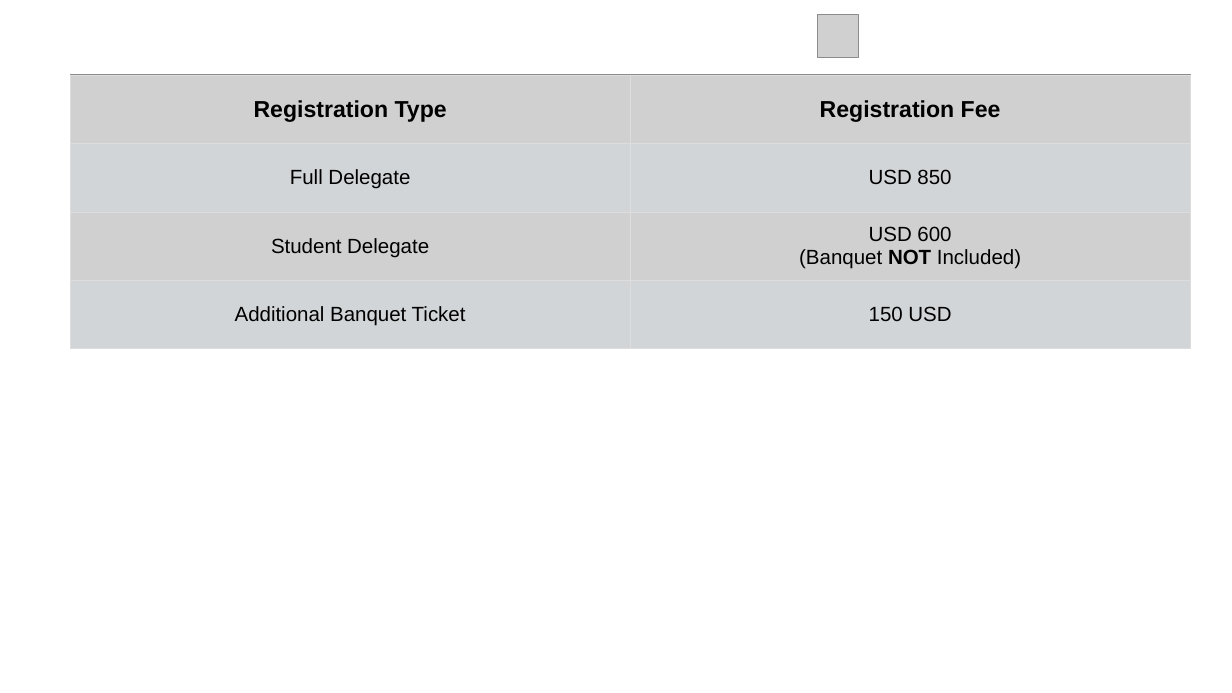
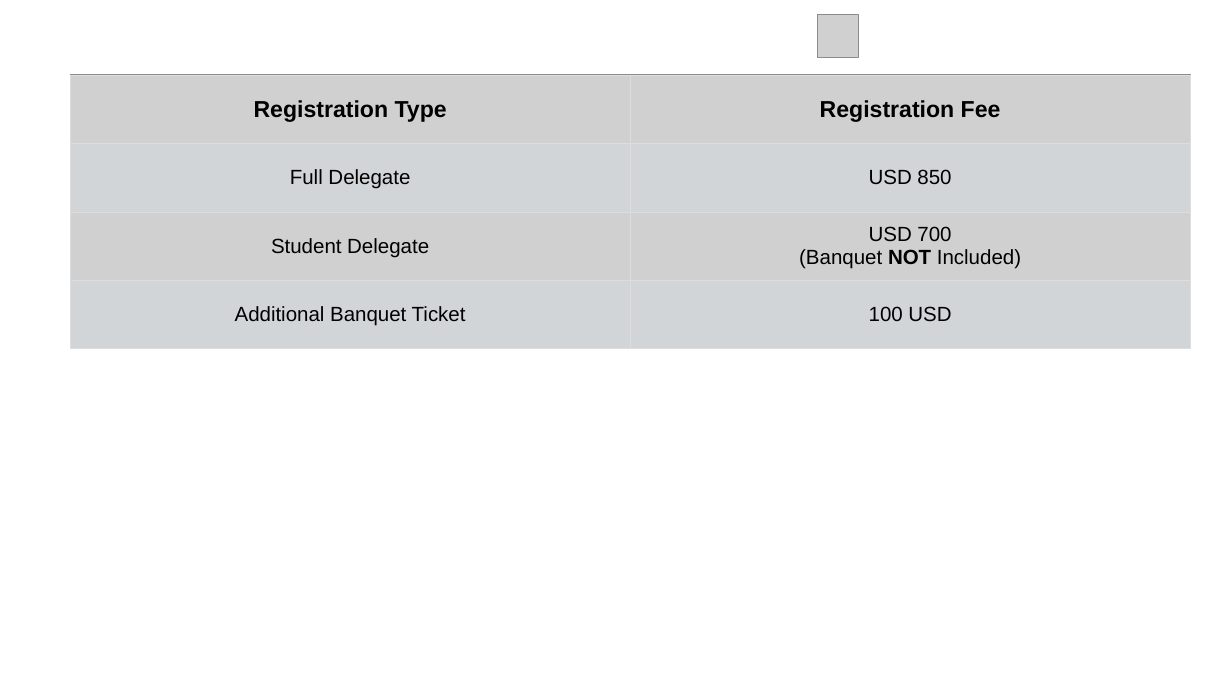
Before and after one commit to zhangxy911/zhangxy911.github.io, a slide deck: slide 3 of assets/figures.pptx. Drawn at 1232x693 pixels with LibreOffice and Linux fonts; fonts in the diff are those of the drawing; grey boxes stand for pictures; background and template pictures are left out. Boxes give left, top, right and bottom in pixels: in the first picture for what was removed or moved away, otherwise in the second. Text is boxed around its words. In the diff, an @@ line names an element or a change of style, - is before the commit and + after.

```diff
--- a/assets/figures.pptx
+++ b/assets/figures.pptx
@@ table at [70,75,1190,348] @@
-row 3, column 2: USD 600 / (Banquet NOT Included)
+row 3, column 2: USD 700 / (Banquet NOT Included)
-row 4, column 2: 150 USD
+row 4, column 2: 100 USD
```
Also in this commit, not shown: 1 other file.
